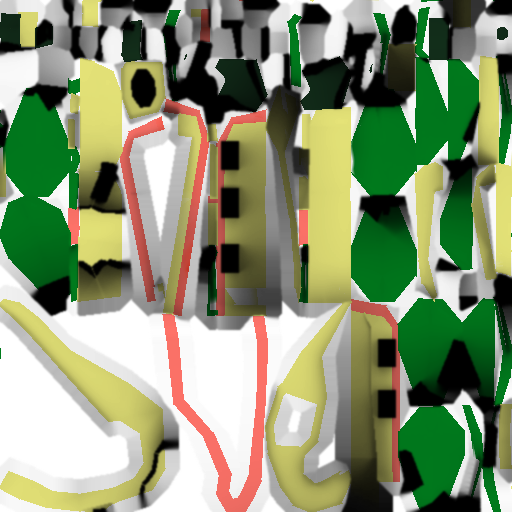
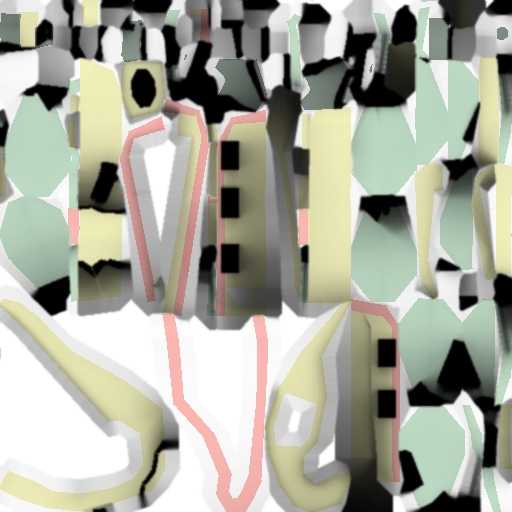
Comparing the layer stacks of the two 512×512 images. Changes:
"color": opacity 100% → 50%, painted on it over [0, 0, 512, 512]
